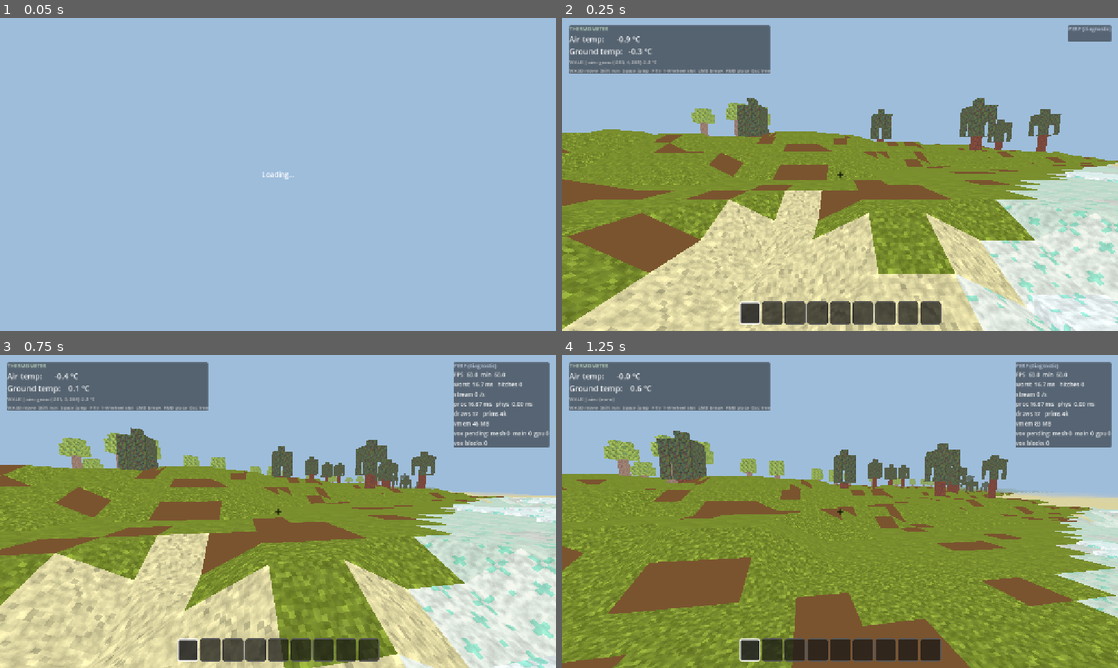
Above: before the commit, frames 1-4 (two rows, left to right).
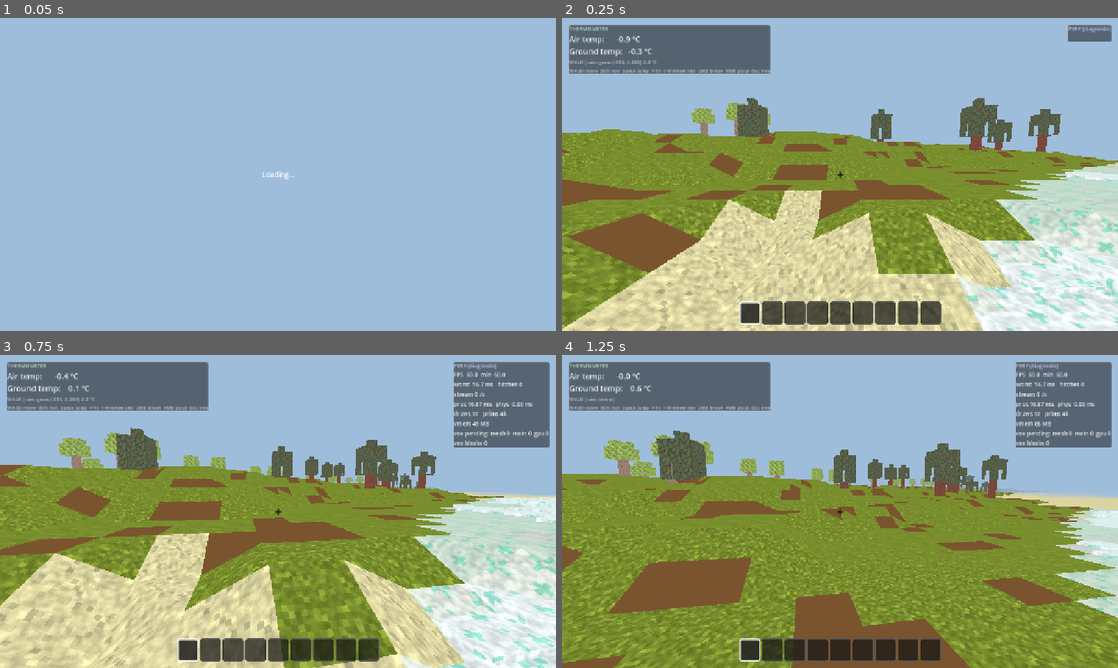
Above: after the commit, the same moments.

Repository: vrogojin/voxiverse
Game: Godot game, scene res://scenes/main.tscn
Same seed, same stepped clock (60 frames per second), same inputs: the game is played once before the commit and once after it.
Inputs (mouse positions are in pixels of both pictures, inside the frame that each line leads up to):
- Up to frame 1 (0.05 s): no input
- Up to frame 2 (0.25 s): no input
- Up to frame 3 (0.75 s): tap Enter at 0.5 s; move the mouse to (305, 511) at 0.52 s; hold W from 0.53 s (still down); tap 1 at 0.6 s; click (305, 511) at 0.67 s
- Up to frame 4 (1.25 s): keep holding W; tap Space at 0.77 s

Frame 1 is identical in both runs. In frame 2, 1.8% of the frame differs, in the area x 74-100%, y 71-100%; in frame 3, 1.7%; in frame 4, 0.1%.

Commit message:
feat(voxiverse): snow-accumulation B fallback dual-emit + collider fill
- chunk_mesher: a snow-filled ramp/lip dual-emits the snow LAYER at the fill
  level (rounded UP to {3,5,8,10} for module parity), the composite sans baking.
- ground_collider: the surface cell buried by snow (fill 10) becomes a FULL box;
  a capped lip fills to min(D,10) — buried→full box, partial→ramp prisms + snow
  LAYER prisms — so the collider union matches _occ_span. verify 5888/0.

Diff:
--- a/godot/src/physics/ground_collider.gd
+++ b/godot/src/physics/ground_collider.gd
@@ -407,6 +407,14 @@
 	if edited:
 		while world.is_removed(Vector3i(x, y, z)):
 			y -= 1
+	# Snow accumulation (SNOW-ACCUMULATION §3.4) — computed HERE (before the sub-surface loop) so the
+	# SURFACE cell can compose the fill too: the snow_stack_at light query gives the column's stack (whole
+	# cubes + a fractional top LAYER) and whether a lip owns g+1. A snow-FILLED ramp/lip is buried up to
+	# its snow plane (§2.4), so the collider covers max(terrain shape, fill) — a body rests on the true
+	# snow top, matching _occ_span (no generated_cell; the prisms come free via surface_tris).
+	var snow := TerrainConfig.snow_stack_at(x, z, _build_pc)
+	var s_depth := ((snow >> 4) & 0xF) * 10 + (snow & 0xF)   # D in tenths (0 = no snow)
+	var s_capped := (snow >> 8) & 1                          # a smoothing lip owns g+1 (snow from g+2)
 	var run_start := 0x7fffffff
 	# Sub-surface: the heightmap fills every cell up to h; it is air only where dug out (overlay
 	# 0). At the top (y == h) the LIGHT surface_modifier picks up a smoothed ramp/slab WITHOUT the
@@ -420,6 +428,8 @@
 			modifier = CellCodec.modifier(ov)
 		elif ov < 0 and y == h:
 			modifier = TerrainConfig.surface_modifier(x, z, _build_pc)
+			if modifier != 0 and s_depth > 0:
+				modifier = 0                        # SNOW-ACCUMULATION §2.4: the ramp is BURIED (fill 10) → a FULL cell
 		if ov == 0:                                 # dug to air → no box here
 			if run_start != 0x7fffffff:
 				_add_box(bidx, x, z, run_start, y)
@@ -432,14 +442,10 @@
 		elif run_start == 0x7fffffff:
 			run_start = y
 		y += 1
-	# Above the heightmap: a placed cell (overlay), the SNOW accumulation stack (light query), a smoothed
-	# grass CAP lip at y==h+1 (light query), sea fill for underwater columns, else the tree overlay hash
-	# — no generated_cell. Snow (SNOW-ACCUMULATION §3.4): the snow_stack_at light query gives the column's
-	# stack (whole cubes + a fractional top LAYER, and whether a lip owns g+1); the plane [h+1, h+1+D/10]
-	# fills the air cells so a body settles on the true snow top — the prisms come free via surface_tris.
-	var snow := TerrainConfig.snow_stack_at(x, z, _build_pc)
-	var s_depth := ((snow >> 4) & 0xF) * 10 + (snow & 0xF)   # D in tenths (0 = no snow)
-	var s_capped := (snow >> 8) & 1                          # a smoothing lip owns g+1 (snow from g+2)
+	# Above the heightmap: a placed cell (overlay), the SNOW accumulation stack, a smoothed grass CAP lip
+	# at y==h+1 (which — SNOW-ACCUMULATION §3.3 — also fills to its snow plane), sea fill for underwater
+	# columns, else the tree overlay hash — no generated_cell. The plane [h+1, h+1+D/10] fills the air
+	# cells so a body settles on the true snow top.
 	var y_top := maxi(h + TreeGen.MAX_ABOVE_SURFACE, world.placed_top(x, z))
 	while y <= y_top:
 		var ov := -1
@@ -447,6 +453,7 @@
 			ov = world.placed_cells().get(Vector3i(x, y, z), -1)
 		var solid := false
 		var modifier := 0
+		var snow_fill_mod := 0                      # a snow LAYER co-emitted with a partially-filled lip
 		if ov > 0:                                  # placed block (full cube or shaped)
 			solid = true
 			modifier = CellCodec.modifier(ov)
@@ -463,9 +470,20 @@
 				solid = true
 				modifier = CellCodec.make_layer(remaining)   # the fractional top LAYER → prism
 			elif y == h + 1 and h >= TerrainConfig.SEA_LEVEL:
-				modifier = TerrainConfig.surface_cap_modifier(x, z, _build_pc)
-				if modifier != 0:
-					solid = true                    # smoothed grass cap lip → prism
+				var lip := TerrainConfig.surface_cap_modifier(x, z, _build_pc)
+				if lip != 0:
+					solid = true                    # smoothed grass cap lip
+					if s_depth > 0:
+						# The lip fills to its snow plane min(D,10) (SNOW-ACCUMULATION §3.3): BURIED (fill 10)
+						# → a FULL cell; partial → the lip ramp prisms PLUS the snow LAYER prisms.
+						var lf := mini(s_depth, 10)
+						if lf >= 10:
+							modifier = 0             # buried lip → FULL cell (box run)
+						else:
+							modifier = lip
+							snow_fill_mod = CellCodec.make_layer(lf)
+					else:
+						modifier = lip
 				elif y <= TerrainConfig.SEA_LEVEL:
 					solid = true                    # sea fill (water/ice) → full-cube box
 				elif TreeGen.block_at(x, y, z, _build_pc) != BlockCatalog.AIR:
@@ -479,6 +497,8 @@
 				_add_box(bidx, x, z, run_start, y)
 				run_start = 0x7fffffff
 			_add_prisms(bidx, x, y, z, modifier)
+			if snow_fill_mod != 0:
+				_add_prisms(bidx, x, y, z, snow_fill_mod)   # co-emit the partial lip's snow LAYER
 		elif solid:
 			if run_start == 0x7fffffff:
 				run_start = y
--- a/godot/src/world/fallback/chunk_mesher.gd
+++ b/godot/src/world/fallback/chunk_mesher.gd
@@ -217,17 +217,23 @@
 			var h := hmap[(lz + 1) * stride + (lx + 1)]
 			var wx := x0 + lx
 			var wz := z0 + lz
-			# Surface cell (y = h): a smoothing-shaped top emits ShapeMesh geometry.
-			var vs: int = world.cell_value_at(Vector3i(wx, h, wz))
+			# Surface cell (y = h): a smoothing-shaped top emits ShapeMesh geometry, and — SNOW-ACCUMULATION
+			# §2.8 — a snow-FILLED ramp DUAL-EMITs the snow LAYER fill on top (the module's composite, sans
+			# baking). Same (mat, state, modifier) projection on both paths.
+			var cs := Vector3i(wx, h, wz)
+			var vs: int = world.cell_value_at(cs)
 			var ms: int = CellCodec.modifier(vs)
 			if ms != 0 and BlockCatalog.solidity_of(CellCodec.mat(vs)) >= 0.5:
-				_emit_shaped(tools, Vector3i(wx, h, wz), _look_of(vs), ms)
+				_emit_shaped(tools, cs, _look_of(vs), ms)
+				_emit_snow_fill(tools, cs, CellCodec.snow_fill(vs))
 			# Cap cell (y = h+1): a partial grass lip above the surface on a rising
 			# neighbour (generated, not placed — placed cells are handled by _emit_placed).
-			var vc: int = world.cell_value_at(Vector3i(wx, h + 1, wz))
+			var cc := Vector3i(wx, h + 1, wz)
+			var vc: int = world.cell_value_at(cc)
 			var mc: int = CellCodec.modifier(vc)
 			if mc != 0 and BlockCatalog.solidity_of(CellCodec.mat(vc)) >= 0.5:
-				_emit_shaped(tools, Vector3i(wx, h + 1, wz), _look_of(vc), mc)
+				_emit_shaped(tools, cc, _look_of(vc), mc)
+				_emit_snow_fill(tools, cc, CellCodec.snow_fill(vc))
 
 # --- stacked snow: cubes + a top LAYER for the accumulated snow above the surface ---
 # SNOW-ACCUMULATION §2.8. Like the sea/ice cells, the accumulated snow cells (SNOW-ACCUMULATION
@@ -257,6 +263,18 @@
 					_emit_cube(tools, world, cell, snow_id)   # a full snow cell (culled faces)
 				else:
 					_emit_shaped(tools, cell, _look_of(v), modifier)   # a top LAYER / slab
+
+# --- snow FILL: the snow LAYER a filled ramp carries (SNOW-ACCUMULATION §2.8) ------
+# A cold ramp surface/lip cell buries its remainder with a flat snow plane at `fill/10`. The fallback
+# dual-emits it as a second ShapeMesh (snow_block LAYER) at the fill level — the fill plane rounds UP to
+# the same curated {3,5,8,10} the module bakes, so BOTH paths show the snow at one height (parity). The
+# snow's portion inside the opaque ramp is hidden interior overdraw (gameplay never reads geometry).
+static func _emit_snow_fill(tools: Dictionary, cell: Vector3i, fill_level: int) -> void:
+	if fill_level <= 0:
+		return
+	var rl := 3 if fill_level <= 3 else (5 if fill_level <= 5 else (8 if fill_level <= 8 else 10))
+	# make_layer(10) == 0 → a full snow cube (the buried case); 5 → the half-slab; 3/8 → thin FAM slabs.
+	_emit_shaped(tools, cell, BlockCatalog.id_of(&"snow_block"), CellCodec.make_layer(rl))
 
 # --- trees: cubes for genuine tree cells overlapping the chunk ------------------
 static func _emit_trees(tools: Dictionary, world: WorldManager,
